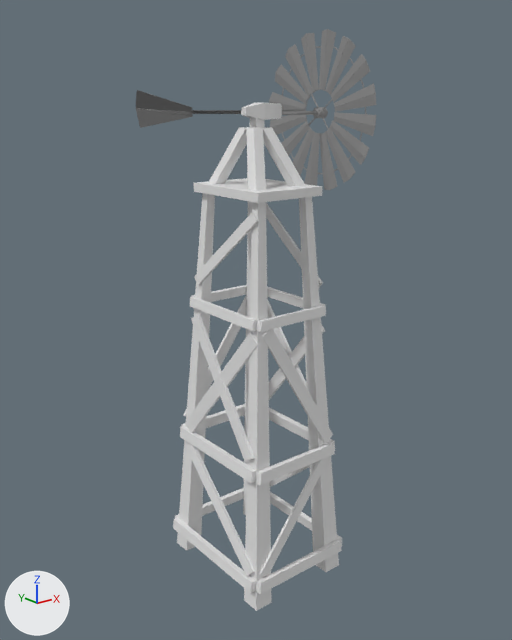
The FBX model KARTGAME/Assets/Models/Tracks/Farm/OldWindmill.fbx, before and after one commit.
The view is the same before and after, from a 50 mm camera at (-30.5, 169.0, 54.9) aimed at (14.1, 224.7, 32.7). The axes (+X, +Y, +Z) are drawn at lower left. The lights are the same throughout. Where no turn or scale is listed for an object, it has been applied to the vertices. Vertices at the same position are counted once.

The scene before the commit, as lines of its bpy script (objects in view):
```python
mat_oldwindmilltexture = principled_material('OldWindmillTexture')
mat_oldwindmilltexture.base_color = (0.8, 0.8, 0.8)  # white #e7e7e7
mat_windmillbackmaterial = principled_material('WindmillBackMaterial')
mat_windmillbackmaterial.base_color = (0.162, 0.162, 0.162)  # grey #707070
me_object_16 = bpy.data.meshes.new('Object_16')
me_object_16.from_pydata(...)  # 280 vertices, 422 faces; spans x -6.5..6.5, y -8.0..8.0, z -18.3..31.7
me_object_16.materials.append(mat_oldwindmilltexture)  # white #e7e7e7
me_object_4 = bpy.data.meshes.new('Object_4')
me_object_4.from_pydata(...)  # 860 vertices, 1274 faces; spans x -5.7..0.6, y -7.8..8.0, z -7.9..7.9
me_object_4.materials.append(mat_windmill)  # grey #707070
me_object_4_002 = bpy.data.meshes.new('Object_4.002')
me_object_4_002.from_pydata(...)  # 34 vertices, 40 faces; spans x -10.25..-2.97, y -1.86..6.88, z -1.6..1.98
me_object_4_002.materials.append(mat_windmillbackmaterial)  # grey #707070
ob_oldwindmill = bpy.data.objects.new('OldWindmill', me_object_16)
ob_oldwindmill.location = (13.7, 224.2, 22.8)
ob_oldwindmillback = bpy.data.objects.new('OldWindmillBack', me_object_4_002)
ob_oldwindmillback.location = (15.7, 226.3, 53.7)
ob_oldwindmillblades = bpy.data.objects.new('OldWindmillBlades', me_object_4)
ob_oldwindmillblades.location = (22.4, 224.5, 53.5)
```
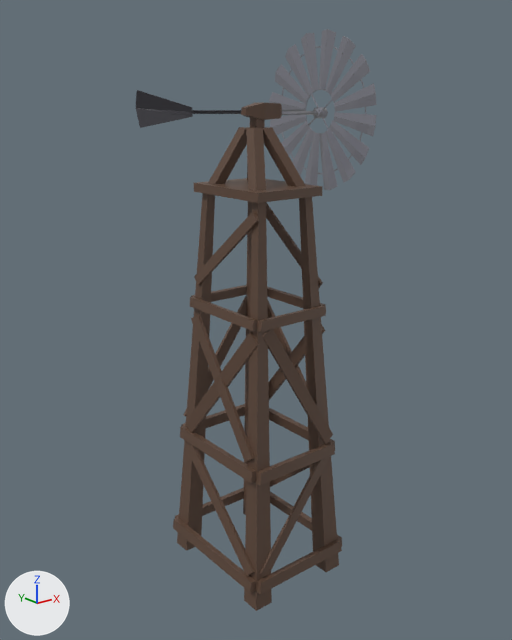
Commit message: Fixed OldWindmill prop color palette

Where the change shows, as pixel boxes (x1, y1, x2, y2) in the pictures (512 x 640 px):
'OldWindmill', surface changed (grey to brown): (173, 102, 342, 611) in both
'OldWindmillBlades', recoloured, surface changed: (269, 29, 377, 190) in both
'OldWindmillBack', surface changed (grey to black): (136, 90, 242, 128) in both

Diff of the bpy script that builds the scene:
```diff
--- a/KARTGAME/Assets/Models/Tracks/Farm/OldWindmill.fbx.py
+++ b/KARTGAME/Assets/Models/Tracks/Farm/OldWindmill.fbx.py
@@ img_duel_32x_png @@
+img_duel_32x_png = load_image('duel-32x.png', '../../../Textures/Track01/duel-32x.png', 8192, 32, 'sRGB')
@@ mat_oldwindmilltexture @@
 mat_oldwindmilltexture = principled_material('OldWindmillTexture')
-mat_oldwindmilltexture.base_color = (0.8, 0.8, 0.8)  # white #e7e7e7
+mat_oldwindmilltexture.texture = img_duel_32x_png
@@ mat_windmillbackmaterial @@
 mat_windmillbackmaterial = principled_material('WindmillBackMaterial')
-mat_windmillbackmaterial.base_color = (0.162, 0.162, 0.162)  # grey #707070
+mat_windmillbackmaterial.texture = img_duel_32x_png
@@ mat_windmillmaterial @@
+mat_windmillmaterial = principled_material('WindmillMaterial')
+mat_windmillmaterial.texture = img_duel_32x_png
+mat_windmillmaterial.roughness = 0.0
+mat_windmillmaterial.emission_color = (0.0637, 0.0637, 0.0637)  # dark grey #474747
+mat_windmillmaterial.emission_strength = 1.0
@@ me_object_4 @@
 me_object_4.from_pydata(...)  # 860 vertices, 1274 faces; spans x -5.7..0.6, y -7.8..8.0, z -7.9..7.9
 # used by ob_oldwindmillblades; location = (22.4, 224.5, 53.5)
-me_object_4.materials.append(mat_windmill)  # grey #707070
+# me_object_4 part 2: texture (UV) coordinates of 1274 of 1274 faces, centred in x -5.7..0.6, y -7.8..8.0, z -7.9..7.9, changed; they spanned u 0.0..1.0, v 0.0..1.0 and now span u 0.32..0.32, v 0.87..0.87
+me_object_4.materials.append(mat_windmillmaterial)  # picture img_duel_32x_png
@@ me_object_16 @@
 me_object_16.from_pydata(...)  # 280 vertices, 422 faces; spans x -6.5..6.5, y -8.0..8.0, z -18.3..31.7
 # used by ob_oldwindmill; location = (13.7, 224.2, 22.8)
+# me_object_16 part 1: texture (UV) coordinates of 422 of 422 faces, centred in x -6.5..6.4, y -8.0..8.0, z -18.3..31.7, changed; they spanned u 0.0..1.0, v 0.0..1.0 and now span u 0.47..0.47, v 0.82..0.82
 me_object_16.materials.append(mat_oldwindmilltexture)
```
